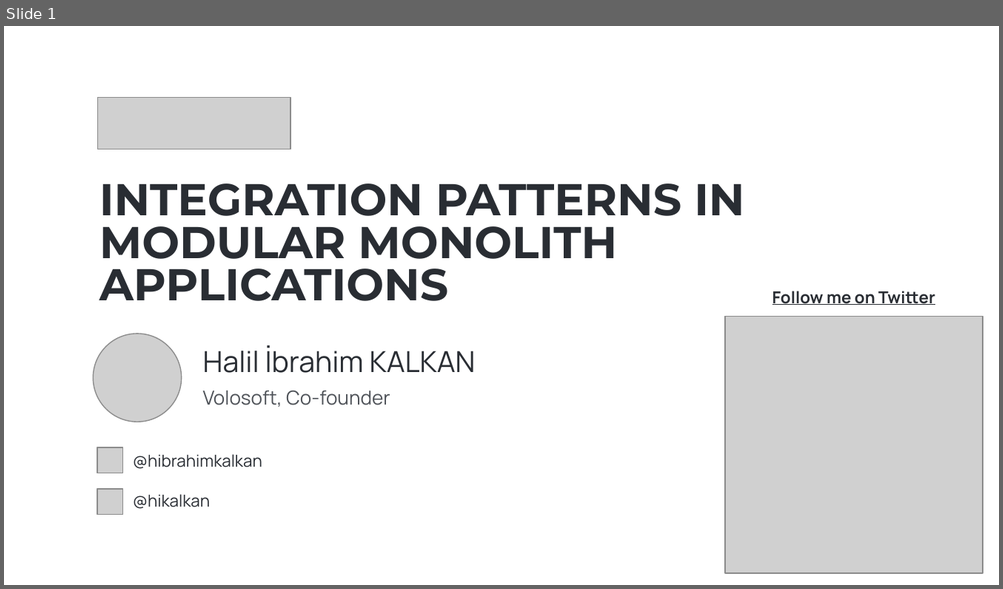
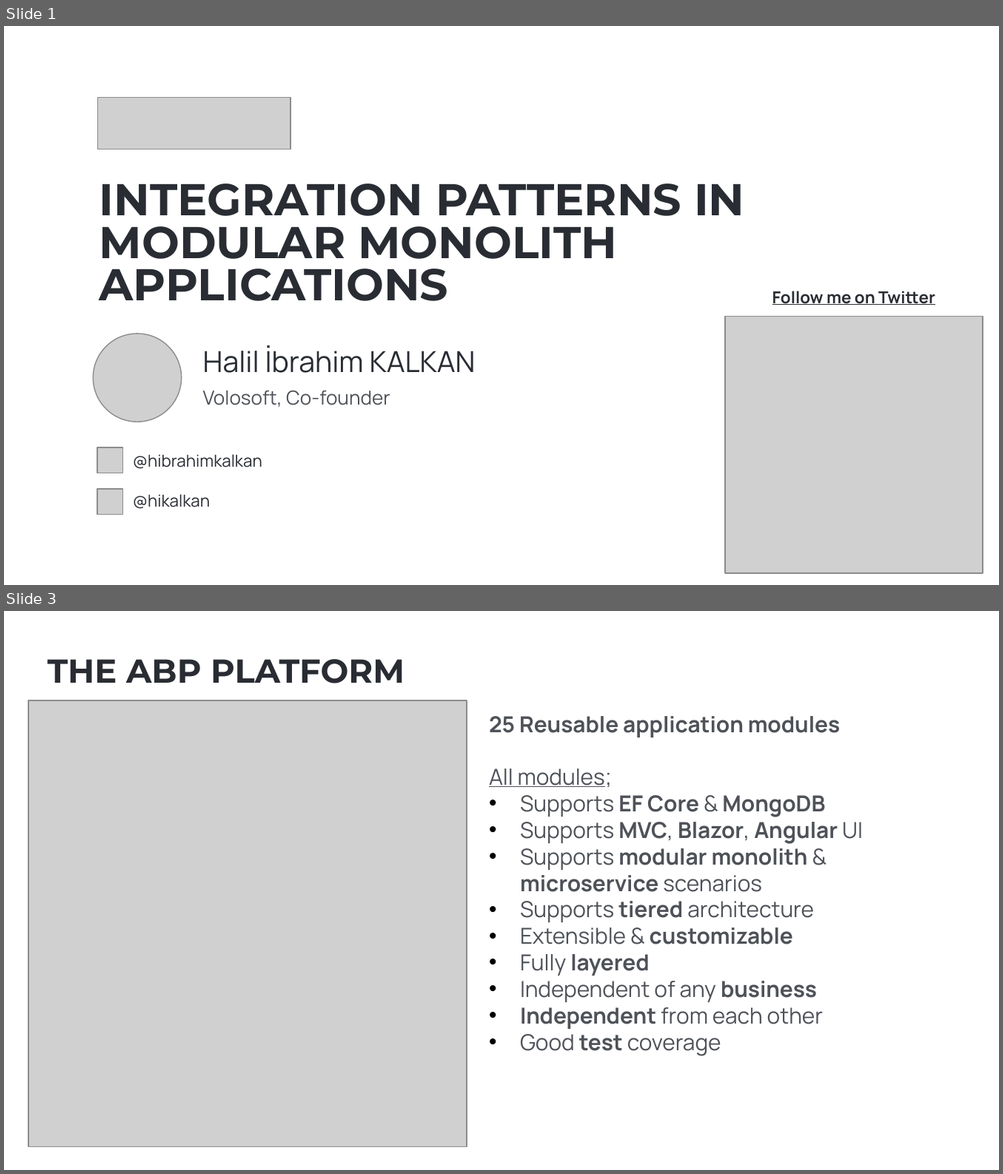
Before and after one commit to hikalkan/presentations, a slide deck: 2024-10-12 Devnot Summit 2024/ModularMonolithIntegrationPatterns.pptx. Shown one above the other, each under a label of ours: slide 1 before the commit, slides 1 and 3 after it; the slides between them are not shown. The pictures are 1003x589 and 1003x1174 pixels, drawn with LibreOffice and Linux fonts; fonts in the diff are those of the drawing; grey boxes stand for pictures; background and template pictures are left out. Boxes give left, top, right and bottom in pixels: in the first picture for what was removed or moved away, otherwise in the second. Text is boxed around its words. In the diff, an @@ line names an element or a change of style, - is before the commit and + after.

```diff
--- a/2024-10-12 Devnot Summit 2024/ModularMonolithIntegrationPatterns.pptx
+++ b/2024-10-12 Devnot Summit 2024/ModularMonolithIntegrationPatterns.pptx
@@ slide 3 added at bbox=[4, 611, 999, 1170], background picture (left out) @@
@@ text added at bbox=[48, 659, 404, 684], 24 pt, text #292D33, bold @@
+THE ABP PLATFORM
@@ picture added at bbox=[29, 701, 466, 1147] @@
@@ text added at bbox=[489, 716, 862, 1056], 16 pt, text #4E5258, bold @@
+25 Reusable application modules
+All modules;
+• Supports EF Core & MongoDB
+• Supports MVC, Blazor, Angular UI
+• Supports modular monolith & microservice scenarios
+• Supports tiered architecture
+• Extensible & customizable
+• Fully layered
+• Independent of any business
+• Independent from each other
+• Good test coverage
```
Also in this commit, not shown: 3 other slides added.
